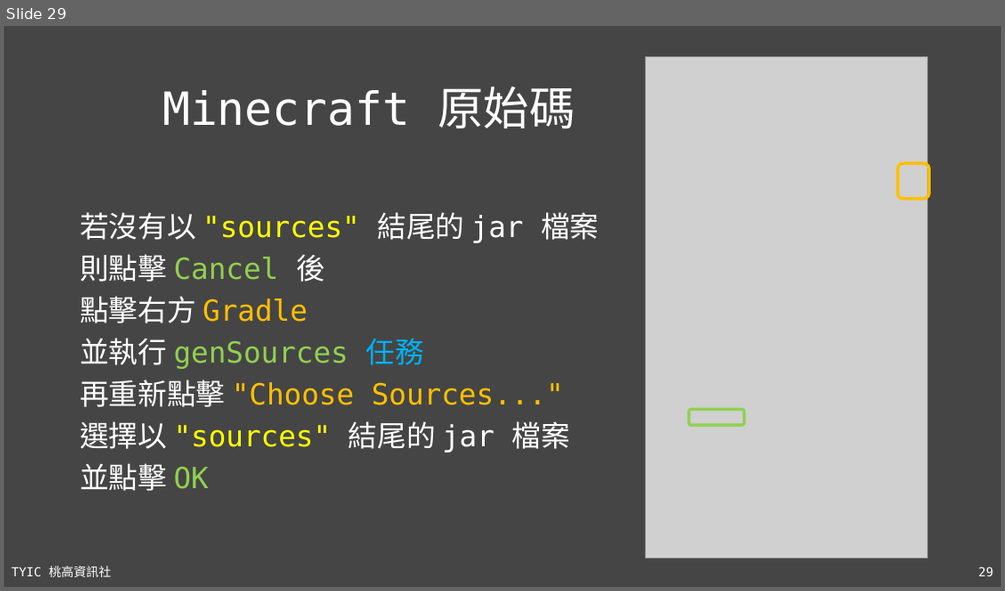
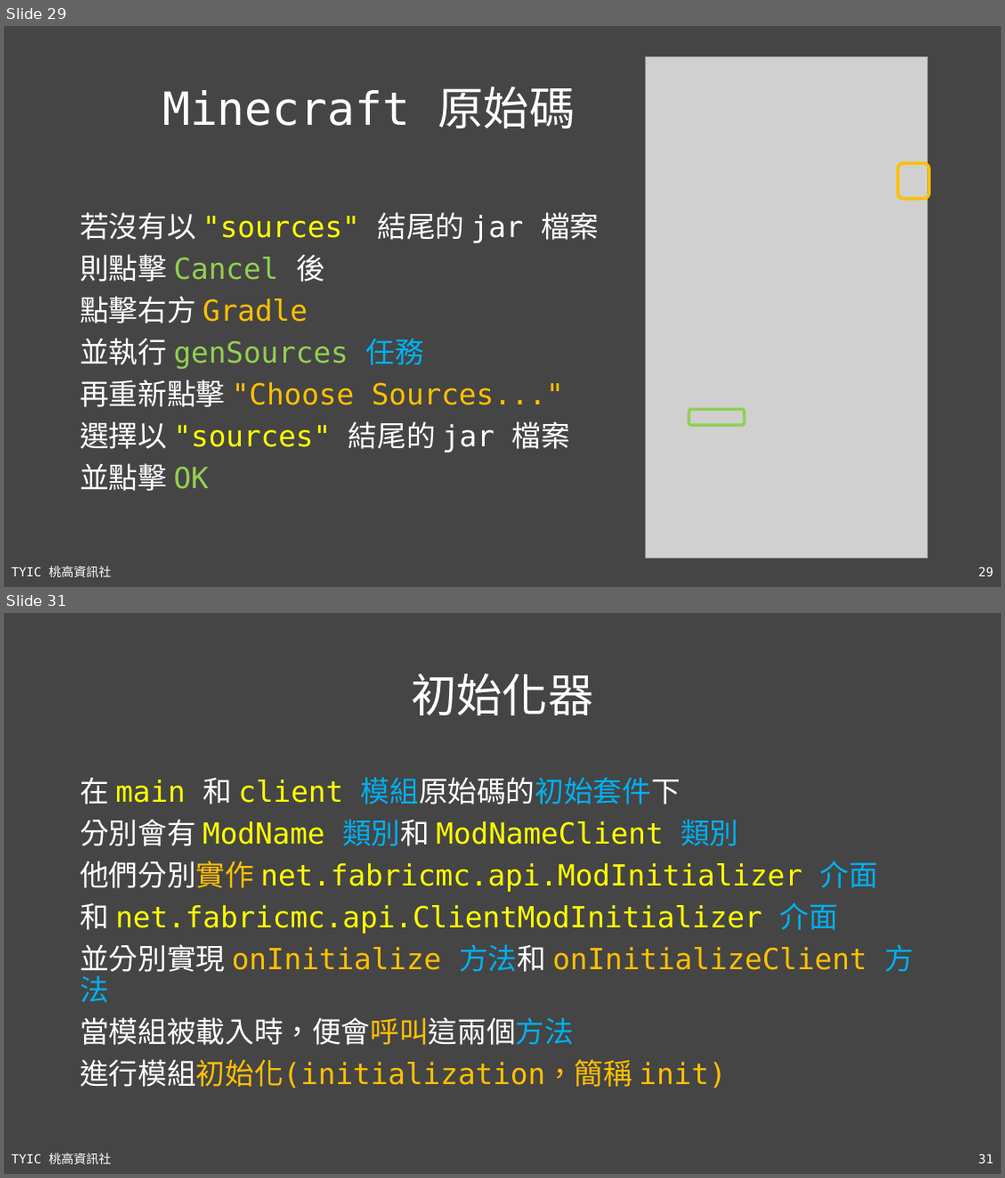
Before and after one commit to TYSHIC/slides, a slide deck: ppt/50_Java 專案：前置作業.pptx. Shown one above the other, each under a label of ours: slide 29 before the commit, slides 29 and 31 after it; the slides between them are not shown. The pictures are 1005x591 and 1005x1178 pixels, drawn with LibreOffice and Linux fonts; fonts in the diff are those of the drawing; grey boxes stand for pictures. Boxes give left, top, right and bottom in pixels: in the first picture for what was removed or moved away, otherwise in the second. Text is boxed around its words. In the diff, an @@ line names an element or a change of style, - is before the commit and + after.

```diff
--- a/ppt/50_Java 專案：前置作業.pptx
+++ b/ppt/50_Java 專案：前置作業.pptx
@@ slide 31 added at bbox=[4, 613, 1001, 1174], background #454545; not listed: 2 template elements that a slide beside it also shows @@
@@ title added at bbox=[411, 674, 593, 715], 44 pt, text #FFFFFF @@
+初始化器
@@ text added at bbox=[80, 777, 914, 1088], 28 pt, text #FFFF00 @@
+在 main 和 client 模組原始碼的初始套件下
+分別會有 ModName 類別和 ModNameClient 類別
+他們分別實作 net.fabricmc.api.ModInitializer 介面
+和 net.fabricmc.api.ClientModInitializer 介面
+並分別實現 onInitialize 方法和 onInitializeClient 方法
+當模組被載入時，便會呼叫這兩個方法
+進行模組初始化(initialization，簡稱 init)
```
Also in this commit, not shown: 1 slide changed, 1 other slide added, 10 other files.
